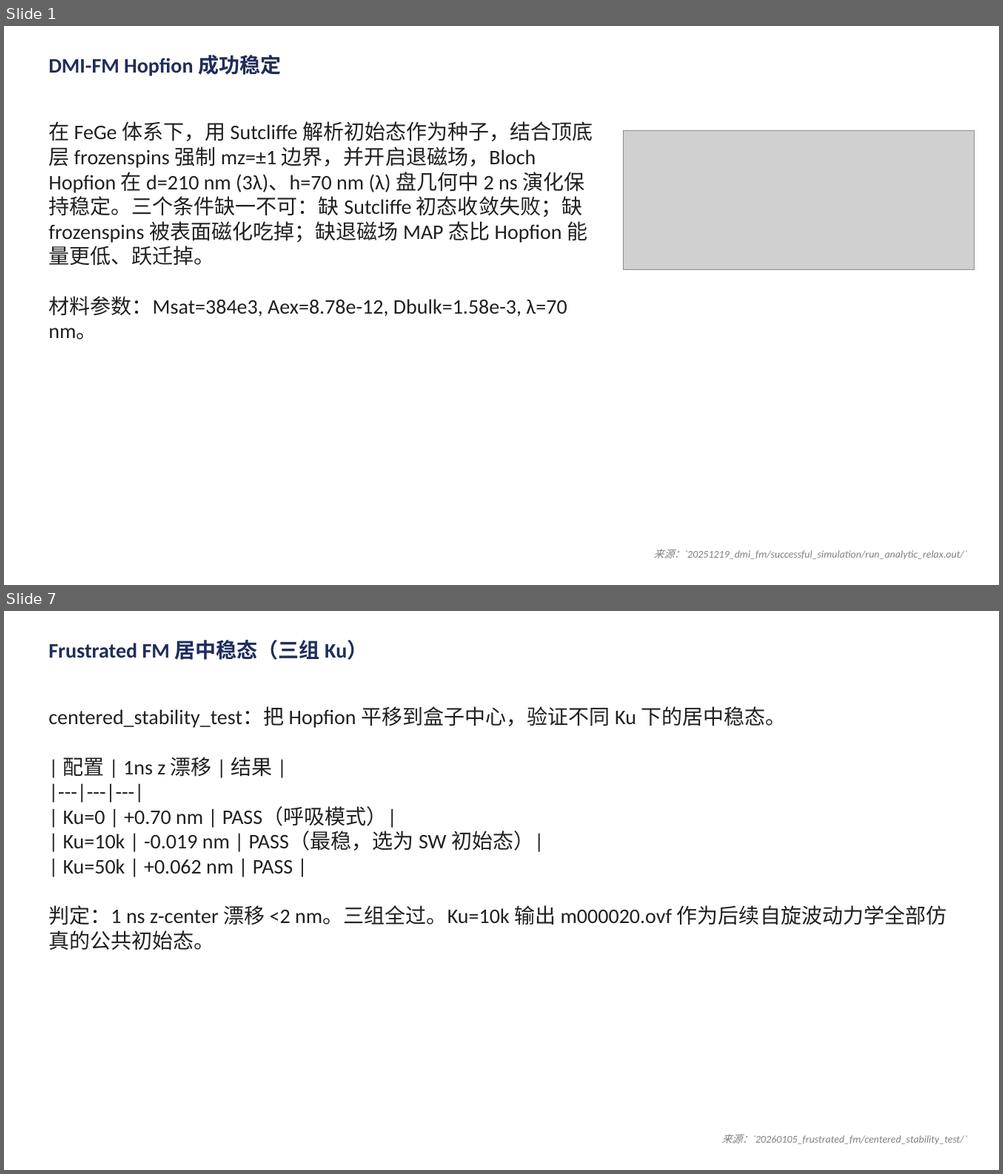
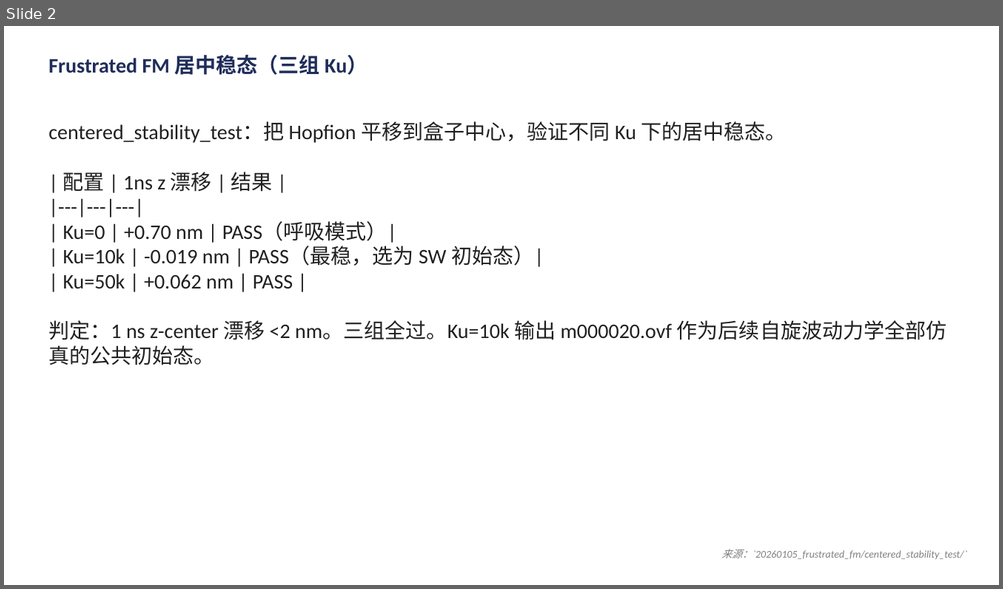
Before and after one commit to Wlybs/Hopfion, a slide deck: presentation/talk.pptx. Shown one above the other, each under a label of ours: slides 1 and 7 before the commit, slide 2 after it; the slides between them are not shown. The pictures are 1003x1174 and 1003x589 pixels, drawn with LibreOffice and Linux fonts; fonts in the diff are those of the drawing; grey boxes stand for pictures. Boxes give left, top, right and bottom in pixels: in the first picture for what was removed or moved away, otherwise in the second. Text is boxed around its words. In the diff, an @@ line names an element or a change of style, - is before the commit and + after.

```diff
--- a/presentation/talk.pptx
+++ b/presentation/talk.pptx
@@ slide 1 removed at box(4, 26, 999, 585), background #FFFFFF @@
@@ text removed at box(48, 55, 281, 76) @@
-DMI-FM Hopfion 成功稳定
@@ text removed at box(48, 121, 593, 340) @@
-在 FeGe 体系下，用 Sutcliffe 解析初始态作为种子，结合顶底层 frozenspins 强制 mz=±1 边界，并开启退磁场，Bloch Hopfion 在 d=210 nm (3λ)、h=70 nm (λ) 盘几何中 2 ns 演化保持稳定。三个条件缺一不可：缺 Sutcliffe 初态收敛失败；缺 frozenspins 被表面磁化吃掉；缺退磁场 MAP 态比 Hopfion 能量更低、跃迁掉。
-材料参数：Msat=384e3, Aex=8.78e-12, Dbulk=1.58e-3, λ=70 nm。
@@ picture removed at box(623, 130, 974, 270) @@
@@ text removed at box(653, 549, 967, 560) @@
-来源：`20251219_dmi_fm/successful_simulation/run_analytic_relax.out/`
@@ what was slide 7 is now slide 2 @@
```
Also in this commit, not shown: 7 slides changed, 5 other slides removed, 18 other files.
